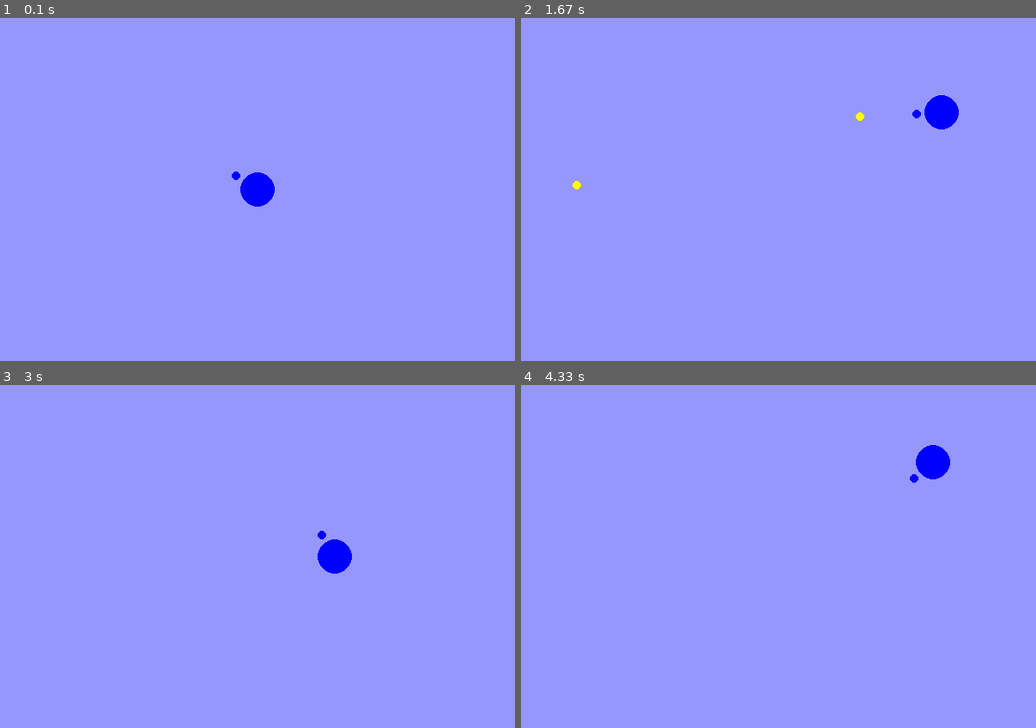
Above: before the commit, frames 1-4 (two rows, left to right).
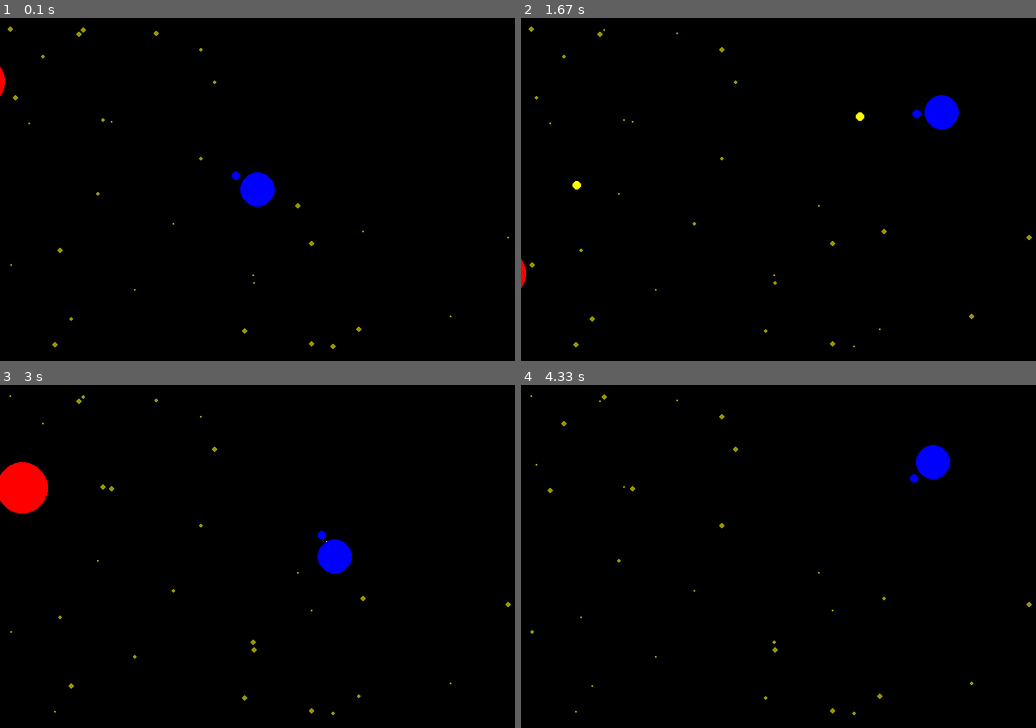
Above: after the commit, the same moments.

Repository: CacheMakers/pygame
Game: pygame game, started from shooter/main.py
Same seed, same stepped clock (60 frames per second), same inputs: the game is played once before the commit and once after it.
Inputs (mouse positions are in pixels of both pictures, inside the frame that each line leads up to):
- Up to frame 1 (0.1 s): no input
- Up to frame 2 (1.67 s): hold Right 0.33-0.8 s; move the mouse to (757, 203) at 0.37 s; click (778, 210) at 0.88 s; hold Up 1.17-1.47 s; click (654, 192) at 1.25 s; hold Right from 1.5 s (still down); click (618, 138) at 1.58 s
- Up to frame 3 (3 s): release Right at 1.97 s; hold Left 2-2.53 s; click (334, 436) at 2.08 s; hold Down 2.57-2.87 s; click (319, 587) at 2.65 s; hold Left from 2.9 s (still down); click (267, 439) at 2.98 s
- Up to frame 4 (4.33 s): release Left at 3.3 s; hold Up 3.33-3.7 s; click (593, 546) at 3.42 s; hold Right from 3.73 s (still down); click (783, 590) at 3.82 s

The runs differ from the first frame. In frame 1, 99% of the frame differs, in the area x 0-100%, y 0-100%; in frame 2, 99%; in frame 3, 99%; in frame 4, 99%.

Commit message:
finished with shapes

Diff:
--- a/shooter/main.py
+++ b/shooter/main.py
@@ -1,6 +1,13 @@
 import pygame
 from math import sqrt
+from math import sin, cos
 from random import randint
+
+def dist(x1,y1,x2,y2):
+    answ = sqrt((x1-x2)**2+(y1-y2)**2)
+    if answ == 0:
+        print("problem")
+    return answ
 
 # These variables store the size of our window. Refer to them
 # as often as possible, rather than just using the values
@@ -13,6 +20,7 @@
 pygame.display.set_caption("Shooter")
 
 clock = pygame.time.Clock()
+font = pygame.font.SysFont("arial",30)
 
 # player location - starts in the center of the screen
 player_x = WIDE//2
@@ -20,6 +28,7 @@
 
 # player speed
 player_speed = 5
+dead = False
 
 # location of aim reticule
 aim_x = 30
@@ -28,6 +37,16 @@
 # bullets
 bullets = []
 fire = False
+
+# targets and score
+targets = []
+score = 0
+target_speed = 2
+
+# stars
+stars = []
+for i in range(30):
+    stars.append([randint(0,WIDE),randint(0,HIGH)])
 
 running = True
 # this loop runs until the game exits
@@ -40,6 +59,14 @@
         # fires a bullet
         if event.type == pygame.MOUSEBUTTONDOWN:
             fire = True
+        if event.type == pygame.KEYDOWN:
+            if event.key == pygame.K_RETURN and dead == True:
+                targets = []
+                bullets = []
+                score = 0
+                player_x = WIDE//2
+                player_y = HIGH//2
+                dead = False
 
     # move player
     player_input = pygame.key.get_pressed()
@@ -57,7 +84,7 @@
     mouse_x,mouse_y = pygame.mouse.get_pos()
     aim_x = mouse_x-player_x
     aim_y = mouse_y-player_y
-    mouse_dist = sqrt(aim_x**2+aim_y**2)
+    mouse_dist = dist(0,0,aim_x,aim_y)
     aim_x = int(aim_x/mouse_dist*30)
     aim_y = int(aim_y/mouse_dist*30)
 
@@ -67,20 +94,61 @@
         fire = False
 
     # move the bullets, and delete them if they leave the screen
-    temp = []
+    alive_bullets = []
     for bullet in bullets:
         bullet[0] += bullet[2]
         bullet[1] += bullet[3]
         if -50 <= bullet[0] <= WIDE+50 and -50 <= bullet[1] <= HIGH+50:
-            temp.append(bullet)
-    bullets = temp
+            alive_bullets.append(bullet)
+    bullets = alive_bullets
+
+    # randomly add an enemy
+    chance = randint(0,180)
+    vel = randint(-5,5)
+    if chance == 0:     # from the top
+        targets.append([randint(0,WIDE),-30,vel,target_speed])
+    if chance == 1:     # from the right
+        targets.append([WIDE+30,randint(0,HIGH),-target_speed,vel])
+    if chance == 2:     # from the bottom
+        targets.append([randint(0,WIDE),HIGH+30,vel,-target_speed])
+    if chance == 3:     # from the left
+        targets.append([-30,randint(0,HIGH),target_speed,vel])
+
+    # move the enemies, delete them if they leave the screen or hit a bullet
+    alive_targets = []
+    for target in targets:
+        target[0] += target[2]
+        target[1] += target[3]
+        hit = False
+        alive_bullets = []
+        for bullet in bullets:
+            if dist(bullet[0],bullet[1],target[0],target[1]) <= 30:
+                hit = True
+                score += 1
+            else:
+                alive_bullets.append(bullet)
+        bullets = alive_bullets
+        if -50 <= target[0] <= WIDE+50 and -50 <= target[1] <= HIGH+50 and not hit:
+            alive_targets.append(target)
+        if dist(target[0],target[1],player_x,player_y) <= 50:
+            dead = True
+    targets = alive_targets
 
     ## draw screen ##
-    screen.fill((150,150,255))
-    for bullet in bullets:
-        pygame.draw.circle(screen, (255,255,0), (bullet[0],bullet[1]),5)
-    pygame.draw.circle(screen, (0,0,255), (player_x,player_y), 20)
-    pygame.draw.circle(screen, (0,0,255), (player_x+aim_x,player_y+aim_y), 5)
+    screen.fill((0,0,0))
+    if not dead:
+        for star in stars:
+            pygame.draw.circle(screen, (150,150,0), (star[0],star[1]),randint(1,3))
+        for bullet in bullets:
+            pygame.draw.circle(screen, (255,255,0), (bullet[0],bullet[1]),5)
+        for target in targets:
+            pygame.draw.circle(screen, (255,0,0), (target[0],target[1]),30)
+        pygame.draw.circle(screen, (0,0,255), (player_x,player_y), 20)
+        pygame.draw.circle(screen, (0,0,255), (player_x+aim_x,player_y+aim_y), 5)
+    else:
+        screen.blit(font.render("You are dead!", True, (255,255,0)),(150,150))
+        screen.blit(font.render("Your score: "+str(score), True, (255,255,0)),(150,190))
+        screen.blit(font.render("Press Enter to try again", True, (255,255,0)),(150,350))
     pygame.display.flip()
 
     clock.tick(60)
